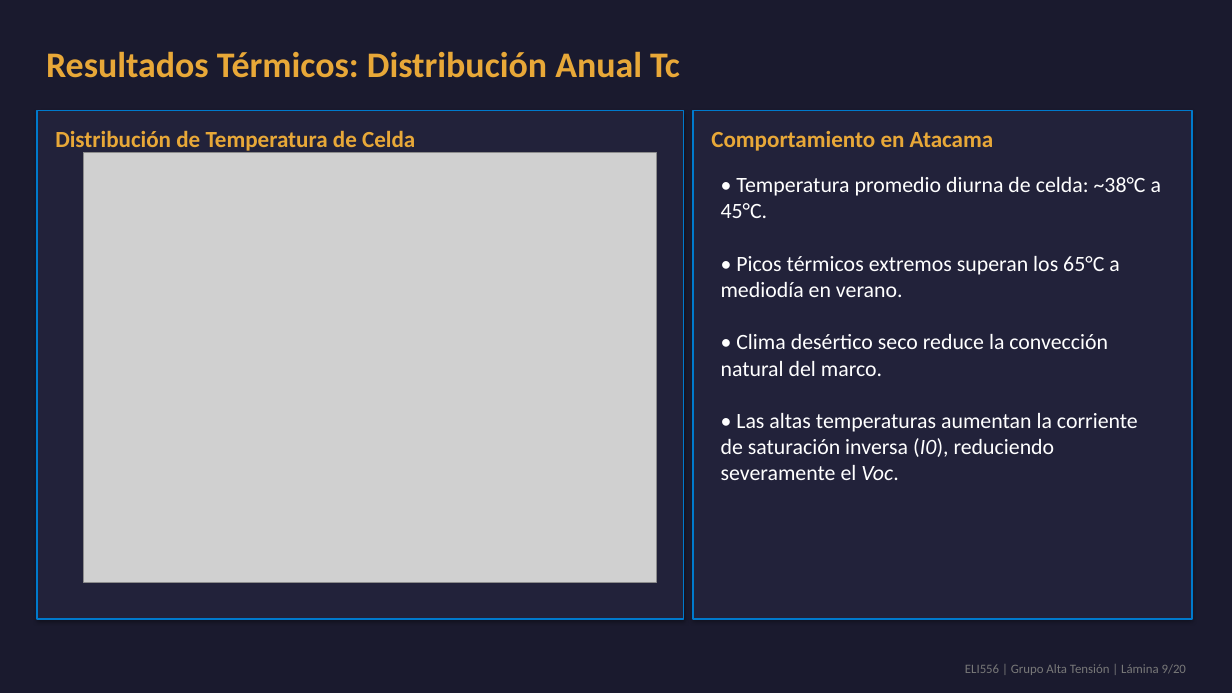
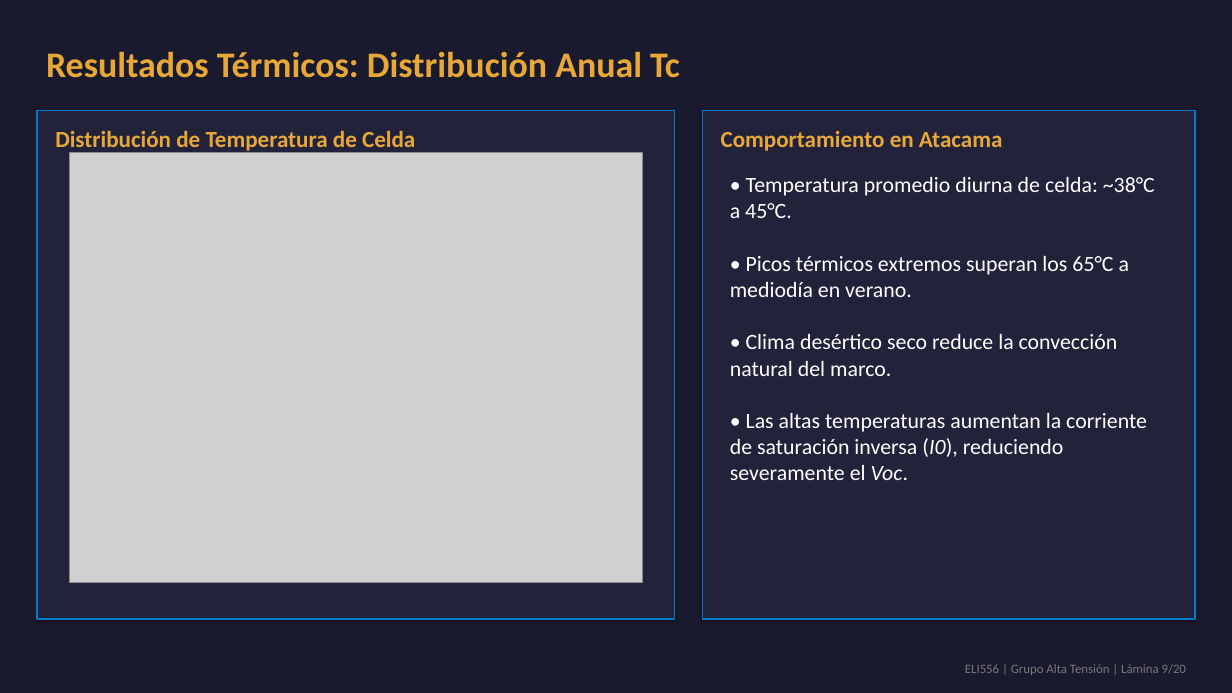
Before and after one commit to theChosen16/t2-paneles, a slide deck: slide 9 of output/Presentacion_Final_ELI556_Atacama.pptx. Drawn at 1232x693 pixels with LibreOffice and Linux fonts; fonts in the diff are those of the drawing; grey boxes stand for pictures. Boxes give left, top, right and bottom in pixels: in the first picture for what was removed or moved away, otherwise in the second. Text is boxed around its words. In the diff, an @@ line names an element or a change of style, - is before the commit and + after.

```diff
--- a/output/Presentacion_Final_ELI556_Atacama.pptx
+++ b/output/Presentacion_Final_ELI556_Atacama.pptx
@@ rectangle: place and size @@
-rectangle at (37,111,684,619)
+rectangle at (37,111,675,619)
@@ rectangle: place and size @@
-rectangle at (693,111,1192,619)
+rectangle at (702,111,1195,619)
@@ text "Comportamiento en Atacama": place and size @@
-text "Comportamiento en Atacama" at (711,131,994,151)
+text "Comportamiento en Atacama" at (721,131,1003,151)
@@ picture: place and size @@
-picture at (83,152,656,582)
+picture at (69,152,642,582)
@@ text "• Temperatura promedio diurna de ..." rewrapped from (721,177,1161,480) to (730,177,1155,480) @@
```
Also in this commit, not shown: 12 other slides changed, 28 other files.
